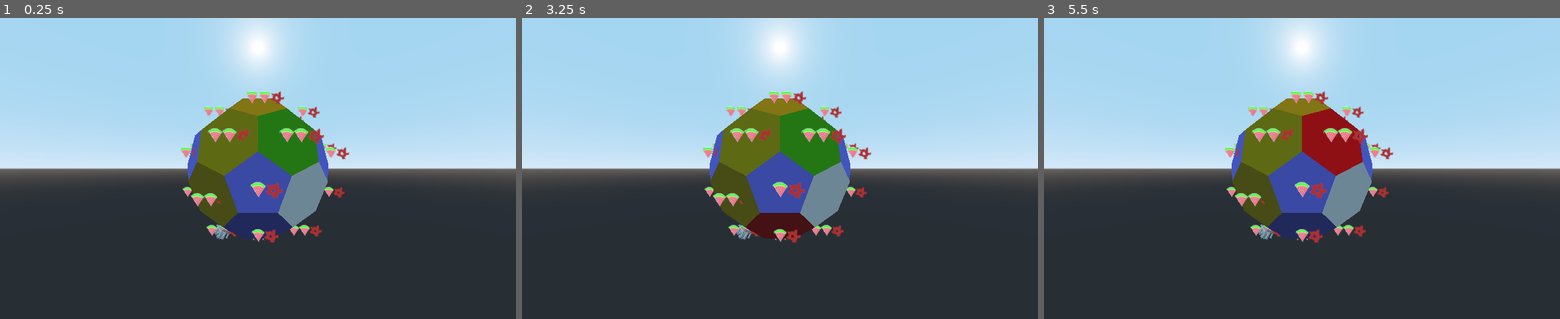
Above: before the commit, frames 1-3 (left to right).
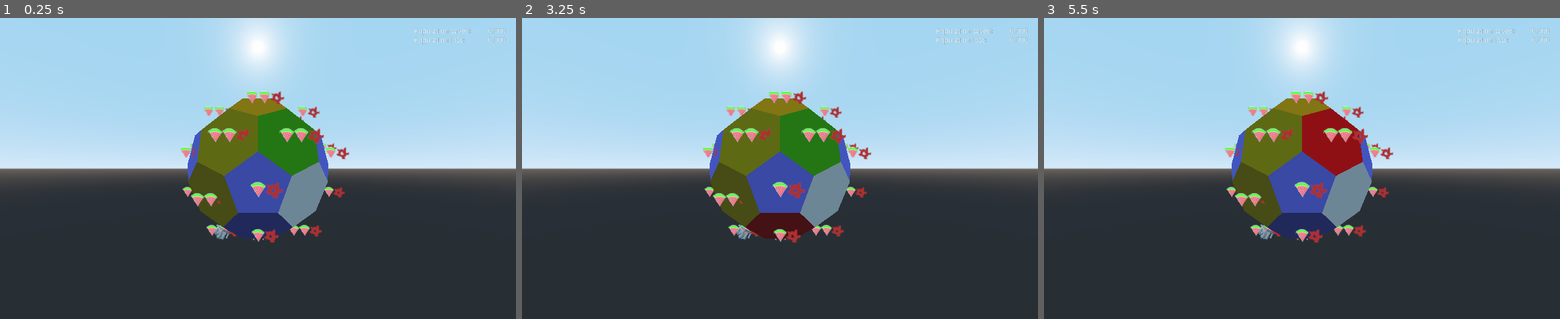
Above: after the commit, the same moments.

Repository: CawawaC/gwj-23
Game: Godot game, scene res://game.tscn
Two runs of this game, one before a commit and one after it. Both use one fixed random seed, a clock stepped at 60 frames per second and the inputs below.
Inputs (mouse positions are in pixels of both pictures, inside the frame that each line leads up to):
- Up to frame 1 (0.25 s): no input
- Up to frame 2 (3.25 s): tap Enter at 0.5, 2 s; move the mouse to (893, 153) at 0.52 s; click (893, 153) at 0.67 s; tap Space at 1.25, 2.75 s; move the mouse to (676, 183) at 1.27 s; click (676, 183) at 1.42 s; move the mouse to (831, 102) at 2.02 s; click (831, 102) at 2.17 s; move the mouse to (754, 228) at 2.77 s; click (754, 228) at 2.92 s
- Up to frame 3 (5.5 s): tap Enter at 3.5 s; move the mouse to (1456, 213) at 3.52 s; click (1456, 213) at 3.67 s; tap Space at 4.25 s; move the mouse to (1147, 123) at 4.27 s; click (1147, 123) at 4.42 s; move the mouse to (1327, 168) at 5.02 s; click (1327, 168) at 5.17 s

The runs differ from the first frame. In frame 1, 0.2% of the frame differs, in the area x 80-98%, y 3-9%; in frame 2, 0.2%; in frame 3, 0.2%.

Commit message:
manual rocket launch and population stat display

Diff:
--- a/game.gd
+++ b/game.gd
@@ -15,4 +15,7 @@
 
 func game_over():
 	defeat.show()
+	$ui/ui/defeat/center/vbox/lost/num.text = String(Player.population_dead).pad_decimals(3)
+	$ui/ui/defeat/center/vbox/saved/num.text = String(Player.population_saved).pad_decimals(3)
+
 	Time.stop()
--- a/game.tscn
+++ b/game.tscn
@@ -6,6 +6,7 @@
 [ext_resource path="res://ui/ui.gd" type="Script" id=4]
 [ext_resource path="res://game.gd" type="Script" id=5]
 [ext_resource path="res://ui/city ui.gd" type="Script" id=6]
+[ext_resource path="res://ui/info.gd" type="Script" id=7]
 
 [sub_resource type="Gradient" id=1]
 offsets = PoolRealArray( 0 )
@@ -123,12 +124,13 @@
 }
 
 [node name="rocket" type="HBoxContainer" parent="ui/ui/city/construction"]
-margin_right = 220.0
-margin_bottom = 14.0
+margin_right = 278.0
+margin_bottom = 20.0
 
 [node name="label" type="Label" parent="ui/ui/city/construction/rocket"]
+margin_top = 3.0
 margin_right = 116.0
-margin_bottom = 14.0
+margin_bottom = 17.0
 text = "Rocket production"
 
 [node name="progress" type="ProgressBar" parent="ui/ui/city/construction/rocket"]
@@ -139,15 +141,12 @@
 max_value = 100.0
 step = 1.0
 
-[node name="label" type="Label" parent="ui/ui/city/construction/rocket/progress"]
-visible = false
-margin_right = 100.0
-margin_bottom = 14.0
-text = "Launch"
-align = 1
-__meta__ = {
-"_edit_use_anchors_": false
-}
+[node name="launch" type="Button" parent="ui/ui/city/construction/rocket"]
+margin_left = 224.0
+margin_right = 278.0
+margin_bottom = 20.0
+disabled = true
+text = "launch"
 
 [node name="defeat" type="Control" parent="ui/ui"]
 anchor_right = 1.0
@@ -169,12 +168,126 @@
 "_edit_use_anchors_": false
 }
 
-[node name="label" type="Label" parent="ui/ui/defeat/center"]
-margin_left = 433.0
-margin_top = 293.0
-margin_right = 590.0
-margin_bottom = 307.0
+[node name="vbox" type="VBoxContainer" parent="ui/ui/defeat/center"]
+margin_left = 421.0
+margin_top = 263.0
+margin_right = 602.0
+margin_bottom = 337.0
+
+[node name="label" type="Label" parent="ui/ui/defeat/center/vbox"]
+margin_right = 181.0
+margin_bottom = 14.0
 text = "No cities left: game over"
 __meta__ = {
 "_edit_use_anchors_": false
 }
+
+[node name="pad" type="Control" parent="ui/ui/defeat/center/vbox"]
+margin_top = 18.0
+margin_right = 181.0
+margin_bottom = 38.0
+rect_min_size = Vector2( 0, 20 )
+size_flags_vertical = 3
+
+[node name="saved" type="HBoxContainer" parent="ui/ui/defeat/center/vbox"]
+margin_top = 42.0
+margin_right = 181.0
+margin_bottom = 56.0
+__meta__ = {
+"_edit_use_anchors_": false
+}
+
+[node name="label" type="Label" parent="ui/ui/defeat/center/vbox/saved"]
+margin_right = 64.0
+margin_bottom = 14.0
+text = "You saved"
+
+[node name="pad" type="Control" parent="ui/ui/defeat/center/vbox/saved"]
+margin_left = 68.0
+margin_right = 68.0
+margin_bottom = 14.0
+size_flags_horizontal = 3
+
+[node name="num" type="Label" parent="ui/ui/defeat/center/vbox/saved"]
+margin_left = 72.0
+margin_right = 80.0
+margin_bottom = 14.0
+text = "0"
+
+[node name="people" type="Label" parent="ui/ui/defeat/center/vbox/saved"]
+margin_left = 84.0
+margin_right = 181.0
+margin_bottom = 14.0
+text = "milllion people"
+
+[node name="lost" type="HBoxContainer" parent="ui/ui/defeat/center/vbox"]
+margin_top = 60.0
+margin_right = 181.0
+margin_bottom = 74.0
+
+[node name="num" type="Label" parent="ui/ui/defeat/center/vbox/lost"]
+margin_right = 8.0
+margin_bottom = 14.0
+text = "0"
+
+[node name="people" type="Label" parent="ui/ui/defeat/center/vbox/lost"]
+margin_left = 12.0
+margin_right = 141.0
+margin_bottom = 14.0
+text = "milllion people died"
+
+[node name="info" type="VBoxContainer" parent="ui/ui"]
+anchor_left = 1.0
+anchor_right = 1.0
+margin_left = -202.0
+margin_top = 20.0
+margin_right = -20.0
+margin_bottom = 52.0
+script = ExtResource( 7 )
+__meta__ = {
+"_edit_use_anchors_": false
+}
+
+[node name="saved" type="HBoxContainer" parent="ui/ui/info"]
+margin_right = 182.0
+margin_bottom = 14.0
+
+[node name="label" type="Label" parent="ui/ui/info/saved"]
+margin_right = 117.0
+margin_bottom = 14.0
+text = "Population saved: "
+
+[node name="pad2" type="Control" parent="ui/ui/info/saved"]
+margin_left = 121.0
+margin_right = 170.0
+margin_bottom = 14.0
+size_flags_horizontal = 3
+
+[node name="num" type="Label" parent="ui/ui/info/saved"]
+margin_left = 174.0
+margin_right = 182.0
+margin_bottom = 14.0
+text = "0"
+
+[node name="lost" type="HBoxContainer" parent="ui/ui/info"]
+margin_top = 18.0
+margin_right = 182.0
+margin_bottom = 32.0
+
+[node name="label" type="Label" parent="ui/ui/info/lost"]
+margin_right = 104.0
+margin_bottom = 14.0
+text = "Population lost: "
+
+[node name="pad" type="Control" parent="ui/ui/info/lost"]
+margin_left = 108.0
+margin_right = 170.0
+margin_bottom = 14.0
+size_flags_horizontal = 3
+
+[node name="num" type="Label" parent="ui/ui/info/lost"]
+margin_left = 174.0
+margin_right = 182.0
+margin_bottom = 14.0
+text = "0"
+[connection signal="pressed" from="ui/ui/city/construction/rocket/launch" to="ui/ui/city" method="on_launch_pressed"]
--- a/planet/tiles/cities/rocket.gd
+++ b/planet/tiles/cities/rocket.gd
@@ -1,13 +1,18 @@
 extends Spatial
 
-export (float) var building_speed = 0.01
+class_name Rocket
+
+enum State { Building, Built }
+
+export (float) var building_speed = 1
 export (float) var capacity = 1.0 # millions
 
 var built_ratio := 0.0
 var city
+var state
 
 func _ready():
-	pass
+	state = State.Building
 
 func init(c):
 	city = c
@@ -16,8 +21,8 @@
 	built_ratio += delta * building_speed
 	if built_ratio >= 1.0:
 		built_ratio = 1.0
+		state = State.Built
 #		city.emit_signal("rocket_built")
-		launch()
 
 func launch():
 	Player.population_saved += capacity
--- a/project.godot
+++ b/project.godot
@@ -9,6 +9,11 @@
 config_version=4
 
 _global_script_classes=[ {
+"base": "Spatial",
+"class": "Rocket",
+"language": "GDScript",
+"path": "res://planet/tiles/cities/rocket.gd"
+}, {
 "base": "MeshInstance",
 "class": "Tile",
 "language": "GDScript",
@@ -20,6 +25,7 @@
 "path": "res://planet/tiles/yields/tile yield.gd"
 } ]
 _global_script_class_icons={
+"Rocket": "",
 "Tile": "",
 "TileYield": ""
 }
--- a/ui/city ui.gd
+++ b/ui/city ui.gd
@@ -4,6 +4,7 @@
 onready var indu_num = $resources/industry/num
 onready var pop_num = $resources/population/num
 onready var rocket_progress = $construction/rocket/progress
+onready var launch_button = $construction/rocket/launch
 
 var selected_tile
 
@@ -21,16 +22,21 @@
 	if selected_tile:
 		update_pop()
 
-		if selected_tile.city.rocket:
-			rocket_progress.value = selected_tile.city.rocket.built_ratio * 100
+		var rocket = selected_tile.city.rocket
+		if rocket:
+			rocket_progress.value = rocket.built_ratio * 100
 
-#			if rocket.
+			if rocket.state == Rocket.State.Built:
+				launch_button.disabled = false
+			else:
+				launch_button.disabled = true
+
 
 func update_pop():
 	var pop = selected_tile.city.population
 	var millions = int(pop)
-	var thousands = round((pop - millions) * 1000)
-	var pop_s = String(millions) + "." + String(thousands)
+	var thousands = (pop - millions) * 1000
+	var pop_s = String(millions) + "." + String(int(thousands)).pad_zeros(3)
 	pop_num.text = pop_s
 
 func open():
@@ -39,3 +45,9 @@
 func close():
 	hide()
 	selected_tile = null
+
+func on_launch_pressed():
+	if selected_tile:
+		var rocket = selected_tile.city.rocket
+		if rocket:
+			rocket.launch()
--- /dev/null
+++ b/ui/info.gd
@@ -0,0 +1,8 @@
+extends VBoxContainer
+
+onready var population_saved_num = $saved/num
+onready var population_dead_num = $lost/num
+
+func _process(delta):
+	population_saved_num.text = String(Player.population_saved).pad_decimals(3)
+	population_dead_num.text = String(Player.population_dead).pad_decimals(3)
Not shown: 1 places in game.tscn that only renumber resources
